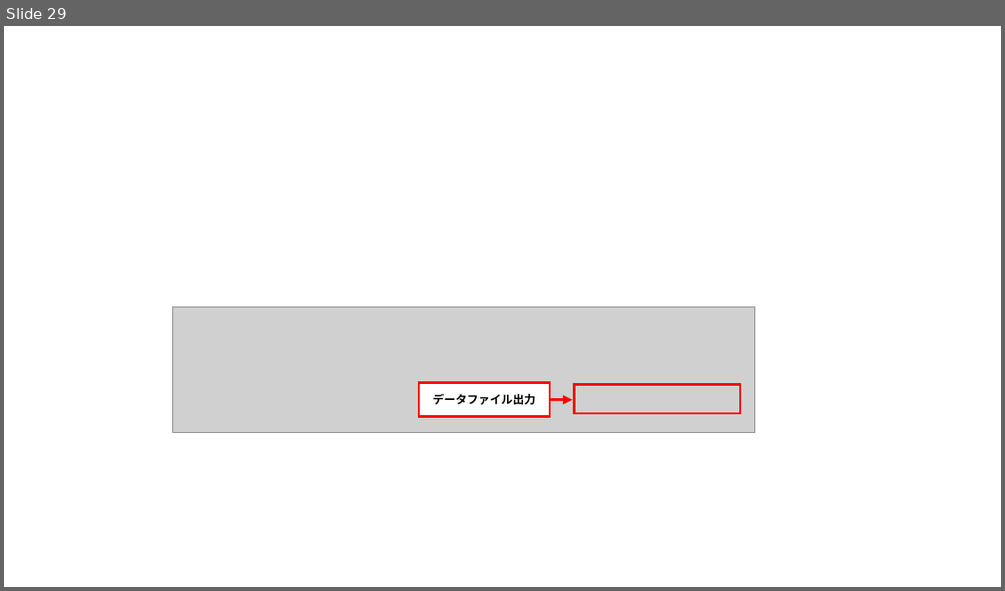
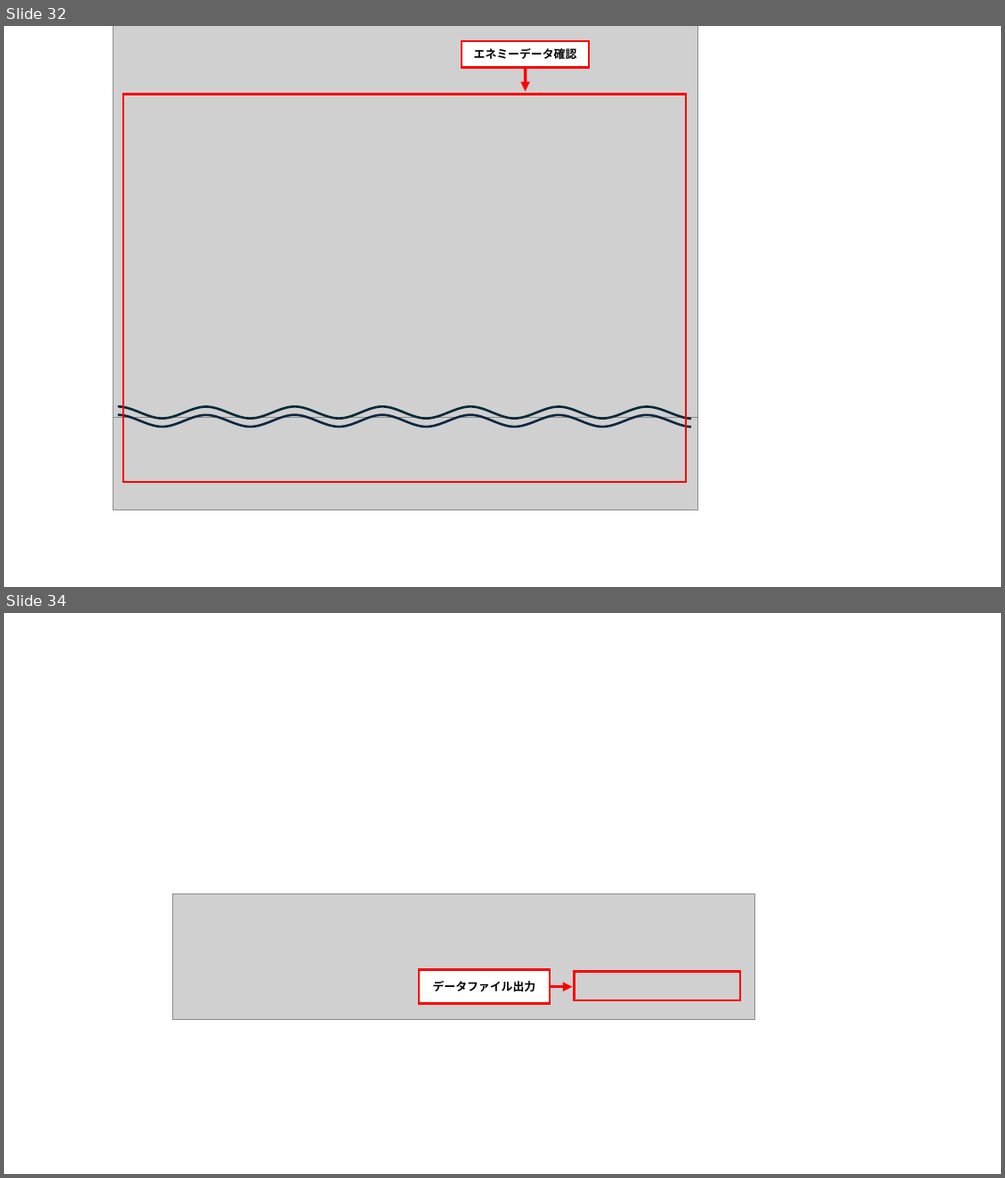
Before and after one commit to ramune428/lhtrpg_webapp_challenge, a slide deck: スクリーンショット_使い方_エネミー.pptx. Shown one above the other, each under a label of ours: slide 29 before the commit, slides 32 and 34 after it; the slides between them are not shown. The pictures are 1005x591 and 1005x1178 pixels, drawn with LibreOffice and Linux fonts; fonts in the diff are those of the drawing; grey boxes stand for pictures. Boxes give left, top, right and bottom in pixels: in the first picture for what was removed or moved away, otherwise in the second. Text is boxed around its words. In the diff, an @@ line names an element or a change of style, - is before the commit and + after.

Commit message:
エネミーデータ（使い方）の画像を変更

```diff
--- a/スクリーンショット_使い方_エネミー.pptx
+++ b/スクリーンショット_使い方_エネミー.pptx
@@ slide 32 added at bbox=[4, 26, 1001, 587], background #FFFFFF @@
@@ group added at bbox=[109, 26, 702, 525]: 3 rectangles, 2 pictures, 1 arrow, 1 freeform shape @@
+エネミーデータ確認
@@ what was slide 29 is now slide 34 @@
```
Also in this commit, not shown: 8 slides changed, 4 other slides added, 28 other files.
